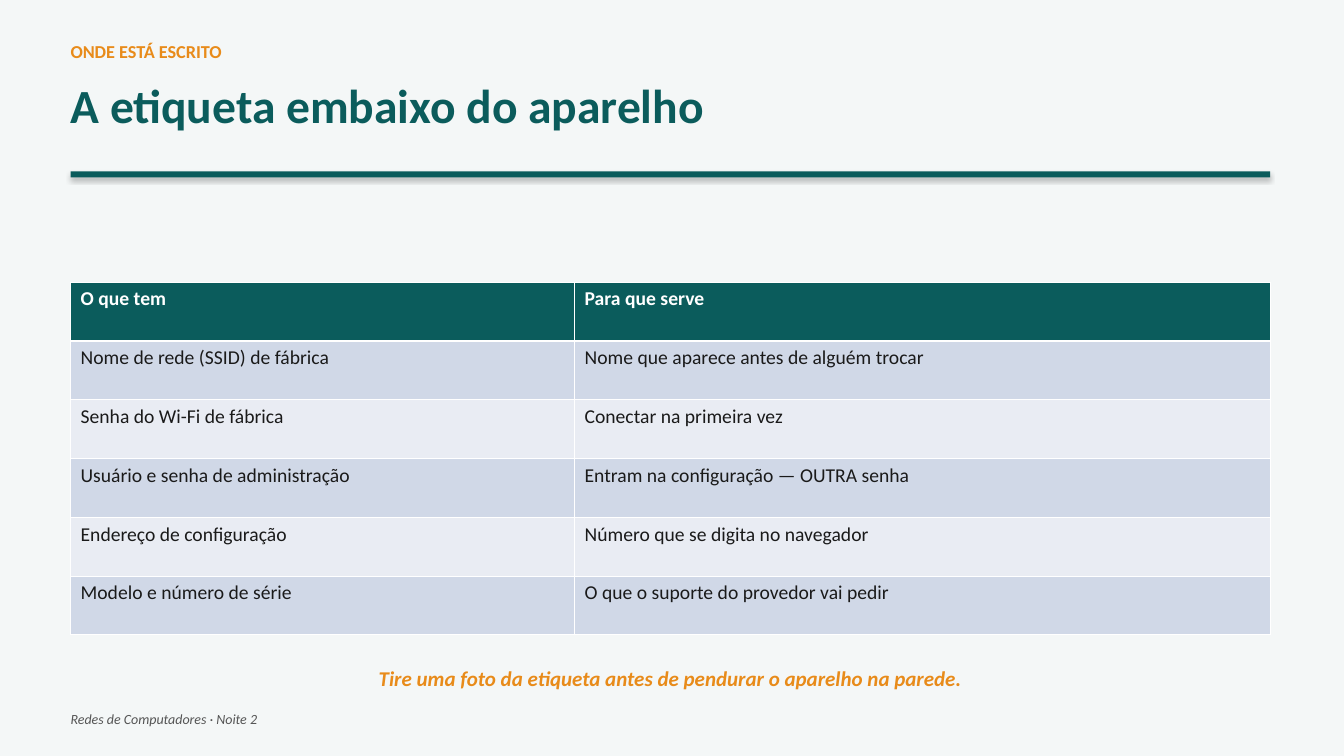
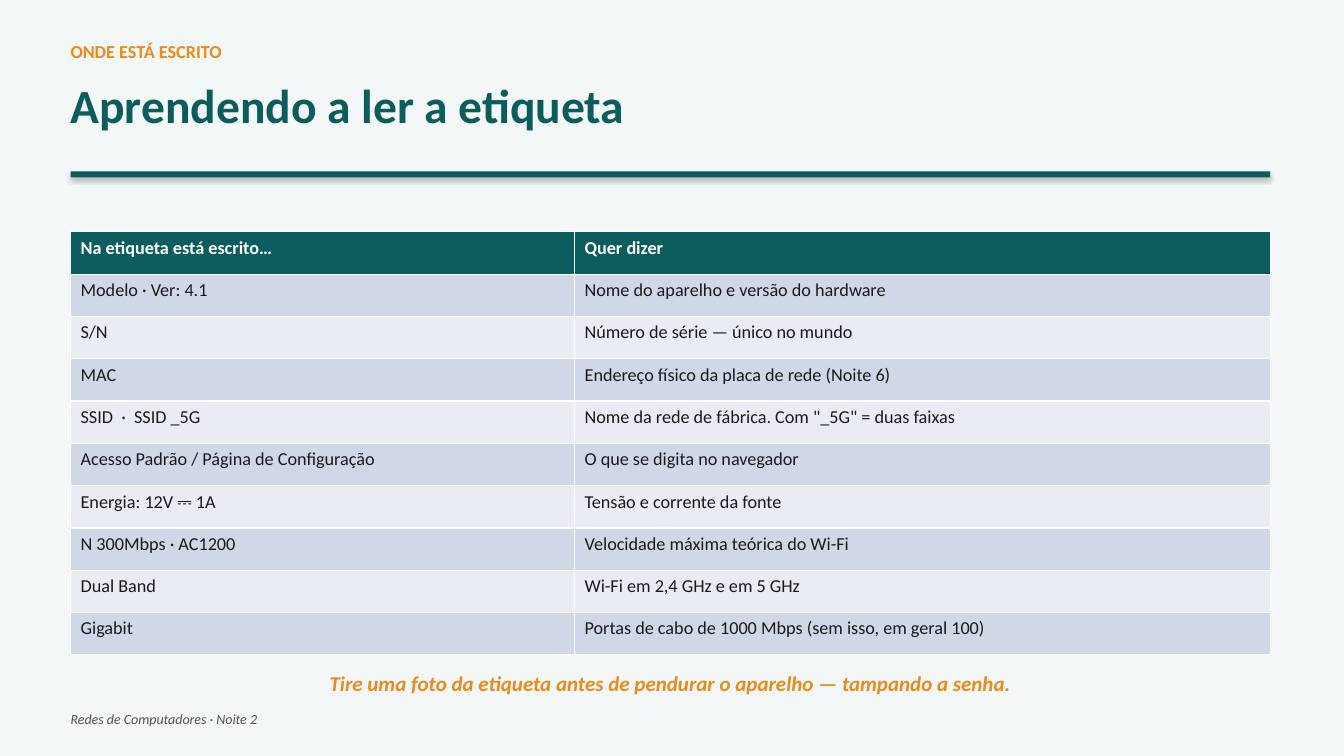
Before and after one commit to joninedel-prog/gerador_contratos, a slide deck: slide 15 of Aula - Redes 2 - Como a internet chega.pptx (slide 14 before the commit). Drawn at 1344x756 pixels with LibreOffice and Linux fonts; fonts in the diff are those of the drawing. Boxes give left, top, right and bottom in pixels: in the first picture for what was removed or moved away, otherwise in the second. Text is boxed around its words. In the diff, an @@ line names an element or a change of style, - is before the commit and + after.

```diff
--- a/Aula - Redes 2 - Como a internet chega.pptx
+++ b/Aula - Redes 2 - Como a internet chega.pptx
@@ text at box(71, 89, 624, 131): text changed @@
-A etiqueta embaixo do aparelho
+Aprendendo a ler a etiqueta
@@ table at box(71, 232, 1270, 655) @@
-row 1: O que tem | Para que serve
-row 2: Nome de rede (SSID) de fábrica | Nome que aparece antes de alguém trocar
-row 3: Senha do Wi-Fi de fábrica | Conectar na primeira vez
-row 4: Usuário e senha de administração | Entram na configuração — OUTRA senha
-row 5: Endereço de configuração | Número que se digita no navegador
-row 6: Modelo e número de série | O que o suporte do provedor vai pedir
+row 1: Na etiqueta está escrito… | Quer dizer
+row 2: Modelo · Ver: 4.1 | Nome do aparelho e versão do hardware
+row 3: S/N | Número de série — único no mundo
+row 4: MAC | Endereço físico da placa de rede (Noite 6)
+row 5: SSID · SSID _5G | Nome da rede de fábrica. Com "_5G" = duas faixas
+row 6: Acesso Padrão / Página de Configuração | O que se digita no navegador
+row 7: Energia: 12V ⎓ 1A | Tensão e corrente da fonte
+row 8: N 300Mbps · AC1200 | Velocidade máxima teórica do Wi-Fi
+row 9: Dual Band | Wi-Fi em 2,4 GHz e em 5 GHz
+row 10: Gigabit | Portas de cabo de 1000 Mbps (sem isso, em geral 100)
@@ table: place and size @@
-table at box(71, 282, 1270, 635)
+table at box(71, 232, 1270, 655)
@@ text at box(330, 676, 1010, 695): text changed @@
-Tire uma foto da etiqueta antes de pendurar o aparelho na parede.
+Tire uma foto da etiqueta antes de pendurar o aparelho — tampando a senha.
```
Also in this commit, not shown: 4 other slides changed, 5 slides added, 4 other files.
